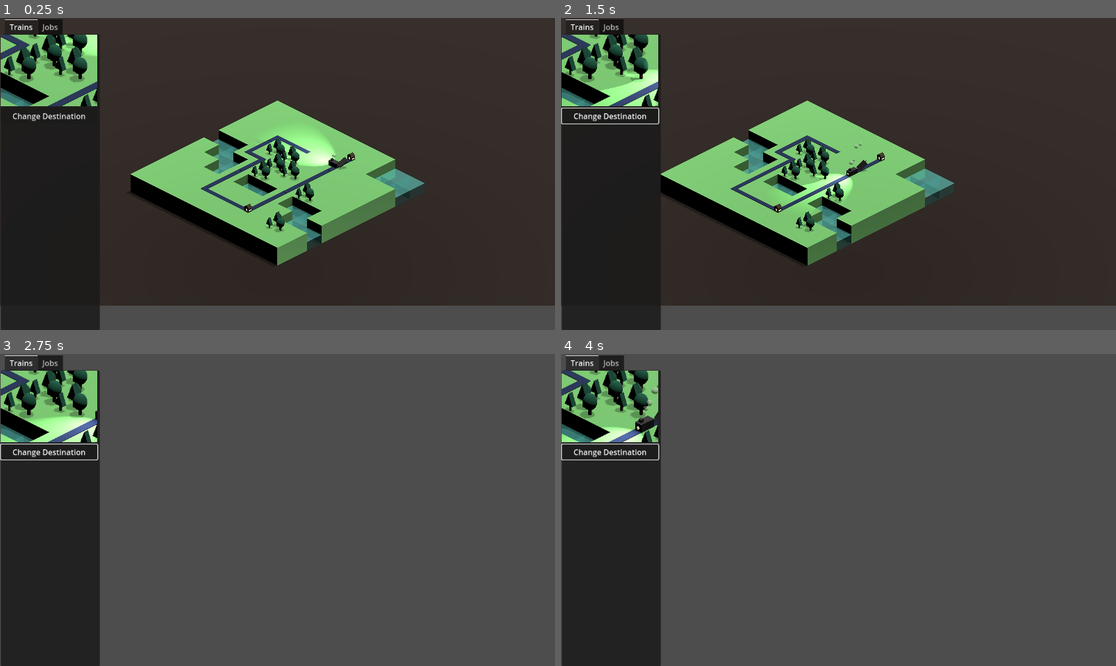
Above: before the commit, frames 1-4 (two rows, left to right).
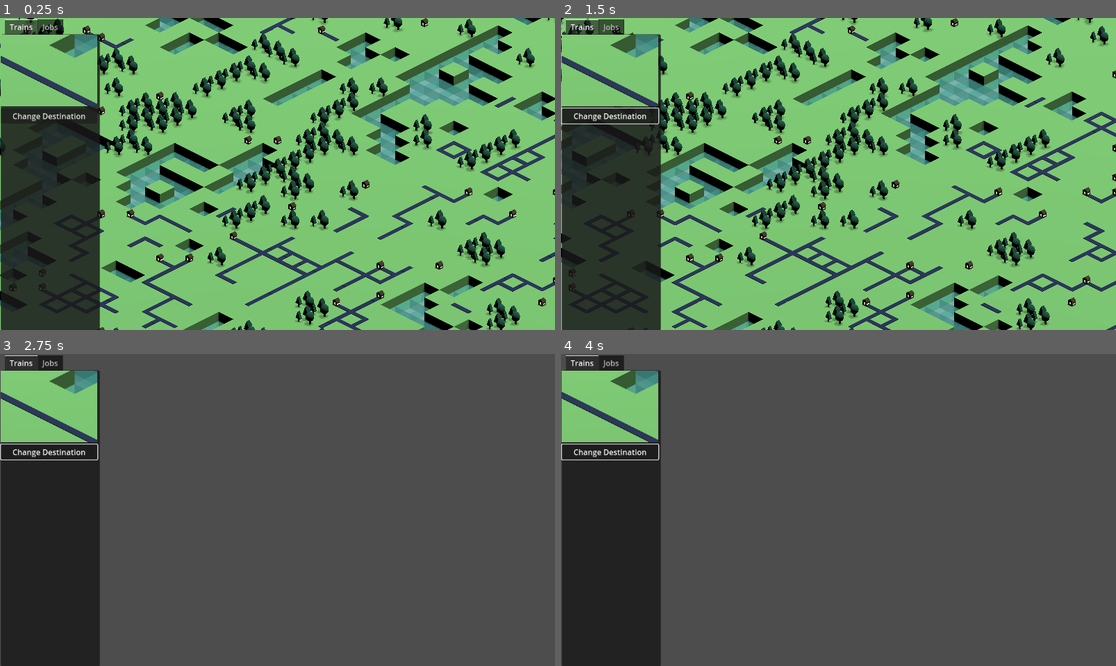
Above: after the commit, the same moments.

Repository: maryilewis/fantasy-railroad
Game: Godot game, scene res://World Map/World Map.tscn
Same seed, same stepped clock (60 frames per second), same inputs: the game is played once before the commit and once after it.
Inputs (mouse positions are in pixels of both pictures, inside the frame that each line leads up to):
- Up to frame 1 (0.25 s): no input
- Up to frame 2 (1.5 s): click (610, 114) at 0.5 s, where only the run before the commit has a clickable "Change Destination"; tap Enter at 1.25 s; move the mouse to (960, 158) at 1.27 s; hold D from 1.28 s (still down); click (960, 158) at 1.42 s
- Up to frame 3 (2.75 s): move the mouse to (166, 525) at 2.02 s; release D at 2.03 s; hold S from 2.03 s (still down)
- Up to frame 4 (4 s): move the mouse to (894, 441) at 2.77 s; release S at 2.78 s; hold D 2.78-3.53 s; move the mouse to (810, 572) at 3.52 s; hold W from 3.53 s (still down); click (810, 572) at 3.67 s

The runs differ from the first frame. In frame 1, 86% of the frame differs, in the area x 0-100%, y 0-100%; in frame 2, 86%; in frame 3, 3.1%; in frame 4, 3.0%.

Commit message:
world gen

Diff:
--- a/Autoloads/game_data.gd
+++ b/Autoloads/game_data.gd
@@ -3,6 +3,10 @@
 #region camera
 var world_camera: MaryWorldCamera
 var train_camera: TrainCamera
+#endregion
+
+#region rng
+var rng = RandomNumberGenerator.new()
 #endregion
 
 #region cursor states
@@ -41,11 +45,35 @@
 #@onready var road = preload("res://Square Scenes/road.tscn")
 var map_plan = []
 var map_nodes = []
+var world_parent
 
 # Called when the node enters the scene tree for the first time.
 func _ready():
-	init_map_data()
+	rng.seed = 12
+	#init_map_data()
+	init_map_data2(100)
 	create_map()
+
+func init_map_data2(size):
+	for i in size:
+		map_plan.append([])
+	for i in size:
+		for j in size:
+			var dice_roll = rng.randi_range(1, 10)
+			if (j > 0 and map_plan[i][j-1] != 't'and map_plan[i][j-1] != '.' and dice_roll > 5):
+				map_plan[i].append(map_plan[i][j-1])
+			elif (i > 0 and map_plan[i - 1][j] != 't'and map_plan[i - 1][j] != '.' and dice_roll > 5):
+				map_plan[i].append(map_plan[i - 1][j])
+			elif (dice_roll == 10):
+				map_plan[i].append('r')
+			elif (dice_roll == 9):
+				map_plan[i].append('w')
+			elif (dice_roll == 8):
+				map_plan[i].append('f')
+			elif (dice_roll == 7):
+				map_plan[i].append('t')
+			else:
+				map_plan[i].append('.')
 
 func init_map_data():
 	map_plan.append(['.', '.', '.', '.', 'w', '.', '.', '.', '.', '.'])
@@ -60,9 +88,10 @@
 	map_plan.append(['w', 'w', '.', '.', '.', '.', '.', 'w', '.', '.'])
 
 func create_map():
-	for i in range(10):
+	var size = GameData.map_plan.size()
+	for i in range(size):
 		GameData.map_nodes.append([])
-		for j in range(10):
+		for j in range(size): #assumes a square
 			var key = GameData.map_plan[i][j]
 			var new_square
 			match key:
@@ -76,13 +105,13 @@
 					new_square = town.instantiate()
 				'r':
 					new_square = road.instantiate()
-			new_square.position = Vector3(i, 0, j)
+			new_square.position = Vector3(i - size/2, 0, j - size/2)
 			new_square.map_x = i
 			new_square.map_y = j
 			if (new_square.is_traversible()):
 				connect("map_updated", new_square.evaluate_visible_roads)
+			GameData.map_nodes[i].append(new_square)
 			add_child(new_square)
-			GameData.map_nodes[i].append(new_square)
 	# send signal that map is initialized
 	emit_signal("map_updated")
 
--- a/Square Scenes/traversible/visible_roads.gd
+++ b/Square Scenes/traversible/visible_roads.gd
@@ -4,19 +4,19 @@
 var map_y
 
 func evaluate_visible_roads():
-	if(GameData.map_nodes[map_x -1][map_y].is_traversible()):
+	if(map_x > 0 and GameData.map_nodes[map_x - 1][map_y].is_traversible()):
 		$West.show()
 	else:
 		$West.hide()
-	if(GameData.map_nodes[map_x + 1][map_y].is_traversible()):
+	if(map_x + 1 < GameData.map_nodes.size() and GameData.map_nodes[map_x + 1][map_y].is_traversible()):
 		$East.show()
 	else:
 		$East.hide()
-	if(GameData.map_nodes[map_x][map_y - 1].is_traversible()):
+	if(map_y > 0 and GameData.map_nodes[map_x][map_y - 1].is_traversible()):
 		$North.show()
 	else:
 		$North.hide()
-	if(GameData.map_nodes[map_x][map_y + 1].is_traversible()):
+	if(map_y + 1 < GameData.map_nodes[map_x].size() and GameData.map_nodes[map_x][map_y + 1].is_traversible()):
 		$South.show()
 	else:
 		$South.hide()
--- a/Vehicles/train.gd
+++ b/Vehicles/train.gd
@@ -19,8 +19,9 @@
 
 # Called when the node enters the scene tree for the first time.
 func _ready():
-	place_train(6,2)
-	set_destination(3, 8)
+	place_train(50,51)
+	set_destination(46,51)
+	pass
 
 
 func _create_test_train_path():
@@ -62,13 +63,17 @@
 	return []
 
 
-
 func find_adjacent_roads(x, y, visited_nodes):
 	var adjacent_roads = []
 	for offset in [[-1, 0], [1, 0], [0, -1], [0, 1]]:
 		var map_x = x + offset[0]
 		var map_y = y + offset[1]
-		if (GameData.map_nodes[map_x][map_y].isTraversible and not visited_nodes.has([map_x,map_y])):
+		if (map_y >= 0 \
+		and map_x >= 0 \
+		and map_x < GameData.map_nodes.size() \
+		and map_y < GameData.map_nodes[map_x].size() \
+		and GameData.map_nodes[map_x][map_y].isTraversible \
+		and not visited_nodes.has([map_x,map_y])):
 			adjacent_roads.append(GameData.map_nodes[map_x][map_y])
 			visited_nodes.append([map_x,map_y])
 	return adjacent_roads
--- a/World Map/World Map.tscn
+++ b/World Map/World Map.tscn
@@ -16,9 +16,10 @@
 directional_shadow_max_distance = 15.0
 
 [node name="Camera3D" type="Camera3D" parent="."]
-transform = Transform3D(0.707107, -0.353553, 0.612372, 0, 0.866026, 0.5, -0.707107, -0.353553, 0.612372, 10, 5, 10)
+transform = Transform3D(0.707107, -0.353553, 0.612373, 0, 0.866026, 0.499999, -0.707107, -0.353553, 0.612373, 50, 20, 50)
 projection = 1
 size = 15.0
+near = 0.001
 far = 200.0
 script = ExtResource("2_mbkis")
 
--- a/World Map/underground.tscn
+++ b/World Map/underground.tscn
@@ -8,7 +8,7 @@
 [sub_resource type="BoxMesh" id="BoxMesh_v0745"]
 material = SubResource("StandardMaterial3D_sk78h")
 
-[node name="Water" type="Node3D"]
+[node name="Underground" type="Node3D"]
 
 [node name="StaticBody3D" type="StaticBody3D" parent="."]
 
--- a/World Map/world_map.gd
+++ b/World Map/world_map.gd
@@ -1,8 +1,12 @@
 extends Node3D
+
+func _init():
+	GameData.world_parent = self
 
 # Called when the node enters the scene tree for the first time.
 func _ready():
 	GameData.world_camera = $Camera3D
+	GameData.world_parent = self
 
 #func _on_train_input_event(_camera, event, _position, _normal, _shape_idx):
 #	if event is InputEventMouseButton and event.button_index == MOUSE_BUTTON_LEFT:
